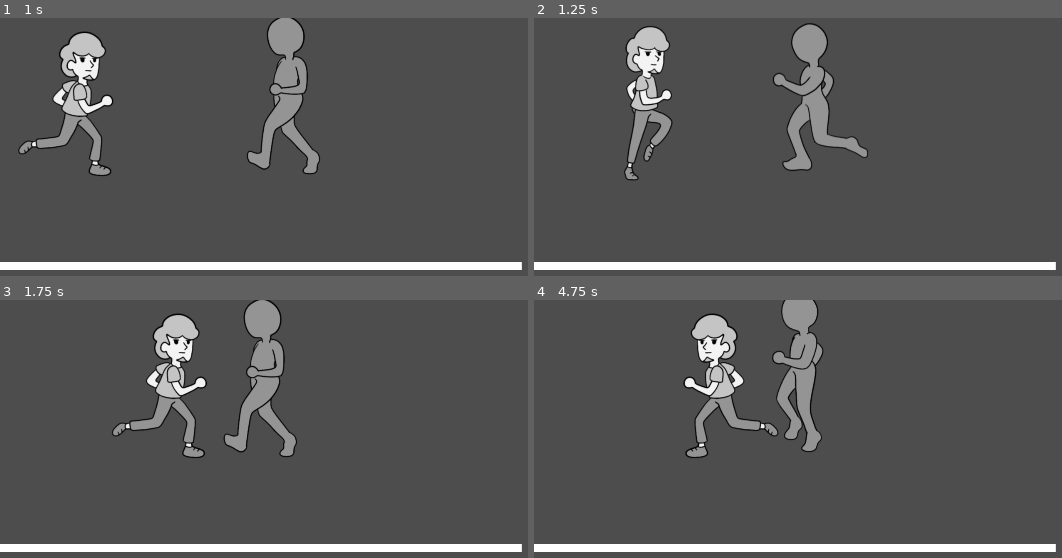
Above: before the commit, frames 1-4 (two rows, left to right).
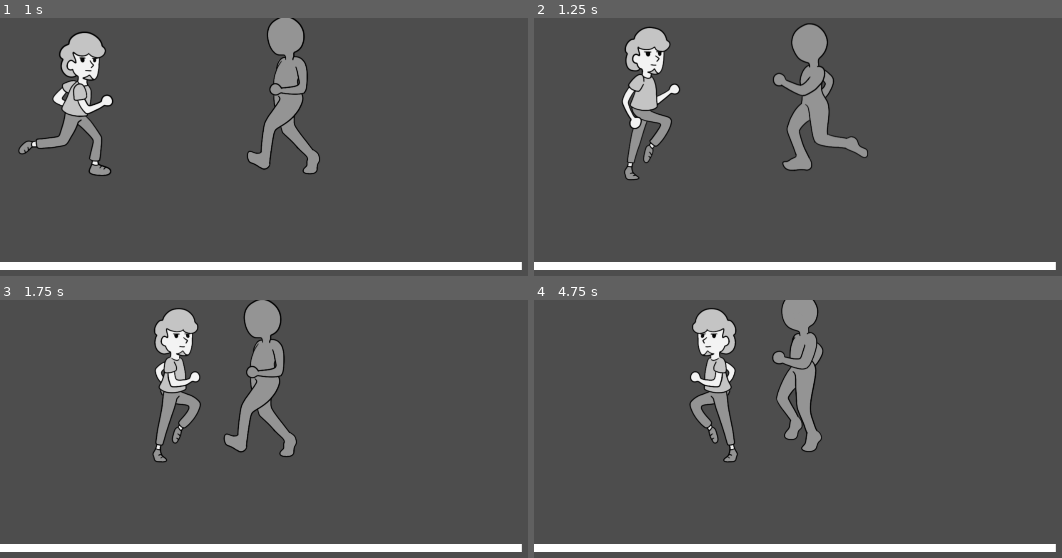
Above: after the commit, the same moments.

Repository: UmtiPako/Memoryless
Game: Godot game, scene res://Scenes/test_level.tscn
Two runs of this game, one before a commit and one after it. Both use one fixed random seed, a clock stepped at 60 frames per second and the inputs below. This scene is started directly instead of the project's main scene.
Inputs:
- Up to frame 1 (1 s): tap Enter (ui_accept) at 0.5, 0.77, 0.8 s; hold Right (ui_right) from 0.53 s (still down); tap J (attack, bound only after the commit) at 0.6 s
- Up to frame 2 (1.25 s): keep holding Right (ui_right); tap Enter (ui_accept) at 1.07 s
- Up to frame 3 (1.75 s): keep holding Right (ui_right); tap Enter (ui_accept) at 1.35, 1.52 s; tap J (attack, bound only after the commit) at 1.55 s
- Up to frame 4 (4.75 s): tap Enter (ui_accept) at 1.82, 2.3, 3.02, 3.32, 3.77, 3.8, 4.07, 4.35, 4.52 s; release Right (ui_right) at 2.03 s; hold Left (ui_left) 2.03-2.78 s; tap Shift (Dash) at 2.1 s; hold Right (ui_right) 2.78-4.28 s; tap J (attack, bound only after the commit) at 2.85, 3.6, 4.55 s; hold Left (ui_left) from 4.28 s (still down)

Frame 1 is identical in both runs. In frame 2, 1.2% of the frame differs, in the area x 16-28%, y 3-63%; in frame 3, 3.2%; in frame 4, 3.2%, in the area x 28-47%, y 3-64%.
Error in both runs: Invalid call. Nonexistent function 'apply_shake' in base 'Nil'. (res://People/Player/the_guy.gd:109)

Commit message:
Input impprovement

Diff:
--- a/People/Player/the_guy.gd
+++ b/People/Player/the_guy.gd
@@ -55,7 +55,7 @@
 	#if not is_on_floor():
 	#	velocity += get_gravity() * delta
 
-	if Input.is_action_just_pressed("ui_accept") && animated_sprite_2d.animation != "Get_Hit":
+	if Input.is_action_just_pressed("attack") && animated_sprite_2d.animation != "Get_Hit":
 		attack()
 
 
--- a/project.godot
+++ b/project.godot
@@ -27,9 +27,47 @@
 
 [input]
 
+ui_left={
+"deadzone": 0.5,
+"events": [Object(InputEventKey,"resource_local_to_scene":false,"resource_name":"","device":0,"window_id":0,"alt_pressed":false,"shift_pressed":false,"ctrl_pressed":false,"meta_pressed":false,"pressed":false,"keycode":4194319,"physical_keycode":0,"key_label":0,"unicode":0,"location":0,"echo":false,"script":null)
+, Object(InputEventJoypadButton,"resource_local_to_scene":false,"resource_name":"","device":0,"button_index":13,"pressure":0.0,"pressed":false,"script":null)
+, Object(InputEventJoypadMotion,"resource_local_to_scene":false,"resource_name":"","device":0,"axis":0,"axis_value":-1.0,"script":null)
+, Object(InputEventKey,"resource_local_to_scene":false,"resource_name":"","device":-1,"window_id":0,"alt_pressed":false,"shift_pressed":false,"ctrl_pressed":false,"meta_pressed":false,"pressed":false,"keycode":0,"physical_keycode":65,"key_label":0,"unicode":97,"location":0,"echo":false,"script":null)
+]
+}
+ui_right={
+"deadzone": 0.5,
+"events": [Object(InputEventKey,"resource_local_to_scene":false,"resource_name":"","device":0,"window_id":0,"alt_pressed":false,"shift_pressed":false,"ctrl_pressed":false,"meta_pressed":false,"pressed":false,"keycode":4194321,"physical_keycode":0,"key_label":0,"unicode":0,"location":0,"echo":false,"script":null)
+, Object(InputEventJoypadButton,"resource_local_to_scene":false,"resource_name":"","device":0,"button_index":14,"pressure":0.0,"pressed":false,"script":null)
+, Object(InputEventJoypadMotion,"resource_local_to_scene":false,"resource_name":"","device":0,"axis":0,"axis_value":1.0,"script":null)
+, Object(InputEventKey,"resource_local_to_scene":false,"resource_name":"","device":-1,"window_id":0,"alt_pressed":false,"shift_pressed":false,"ctrl_pressed":false,"meta_pressed":false,"pressed":false,"keycode":0,"physical_keycode":68,"key_label":0,"unicode":100,"location":0,"echo":false,"script":null)
+]
+}
+ui_up={
+"deadzone": 0.5,
+"events": [Object(InputEventKey,"resource_local_to_scene":false,"resource_name":"","device":0,"window_id":0,"alt_pressed":false,"shift_pressed":false,"ctrl_pressed":false,"meta_pressed":false,"pressed":false,"keycode":4194320,"physical_keycode":0,"key_label":0,"unicode":0,"location":0,"echo":false,"script":null)
+, Object(InputEventJoypadButton,"resource_local_to_scene":false,"resource_name":"","device":0,"button_index":11,"pressure":0.0,"pressed":false,"script":null)
+, Object(InputEventJoypadMotion,"resource_local_to_scene":false,"resource_name":"","device":0,"axis":1,"axis_value":-1.0,"script":null)
+, Object(InputEventKey,"resource_local_to_scene":false,"resource_name":"","device":-1,"window_id":0,"alt_pressed":false,"shift_pressed":false,"ctrl_pressed":false,"meta_pressed":false,"pressed":false,"keycode":0,"physical_keycode":87,"key_label":0,"unicode":119,"location":0,"echo":false,"script":null)
+]
+}
+ui_down={
+"deadzone": 0.5,
+"events": [Object(InputEventKey,"resource_local_to_scene":false,"resource_name":"","device":0,"window_id":0,"alt_pressed":false,"shift_pressed":false,"ctrl_pressed":false,"meta_pressed":false,"pressed":false,"keycode":4194322,"physical_keycode":0,"key_label":0,"unicode":0,"location":0,"echo":false,"script":null)
+, Object(InputEventJoypadButton,"resource_local_to_scene":false,"resource_name":"","device":0,"button_index":12,"pressure":0.0,"pressed":false,"script":null)
+, Object(InputEventJoypadMotion,"resource_local_to_scene":false,"resource_name":"","device":0,"axis":1,"axis_value":1.0,"script":null)
+, Object(InputEventKey,"resource_local_to_scene":false,"resource_name":"","device":-1,"window_id":0,"alt_pressed":false,"shift_pressed":false,"ctrl_pressed":false,"meta_pressed":false,"pressed":false,"keycode":0,"physical_keycode":83,"key_label":0,"unicode":115,"location":0,"echo":false,"script":null)
+]
+}
 Dash={
 "deadzone": 0.2,
 "events": [Object(InputEventKey,"resource_local_to_scene":false,"resource_name":"","device":-1,"window_id":0,"alt_press …(195 unchanged characters)…
+]
+}
+attack={
+"deadzone": 0.2,
+"events": [Object(InputEventKey,"resource_local_to_scene":false,"resource_name":"","device":-1,"window_id":0,"alt_pressed":false,"shift_pressed":false,"ctrl_pressed":false,"meta_pressed":false,"pressed":false,"keycode":0,"physical_keycode":74,"key_label":0,"unicode":106,"location":0,"echo":false,"script":null)
+, Object(InputEventKey,"resource_local_to_scene":false,"resource_name":"","device":-1,"window_id":0,"alt_pressed":false,"shift_pressed":false,"ctrl_pressed":false,"meta_pressed":false,"pressed":false,"keycode":0,"physical_keycode":90,"key_label":0,"unicode":122,"location":0,"echo":false,"script":null)
 ]
 }
 
